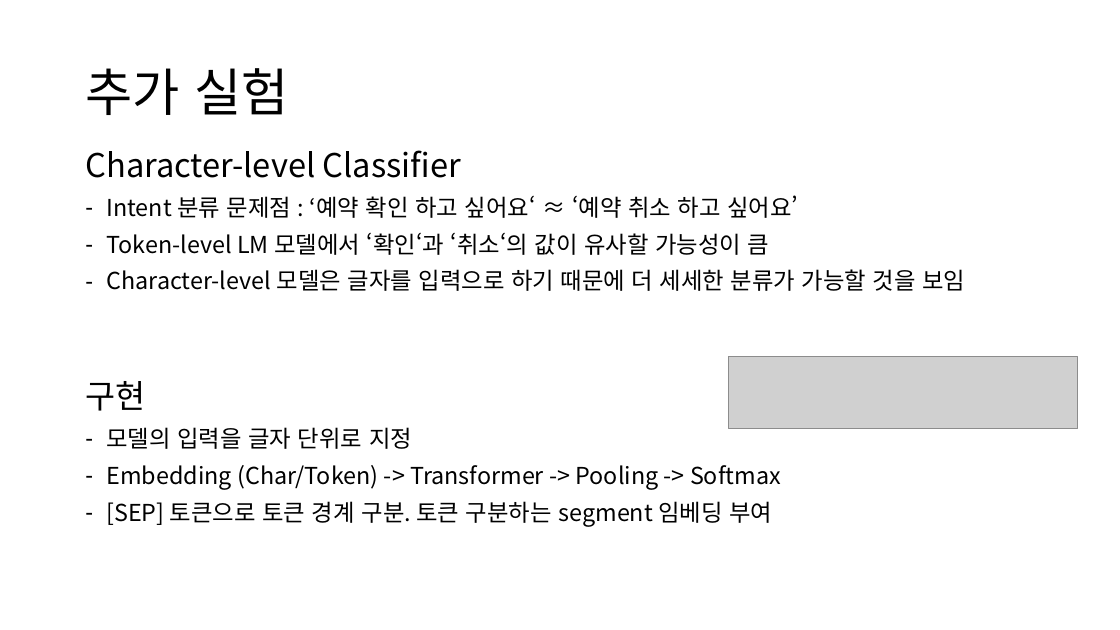
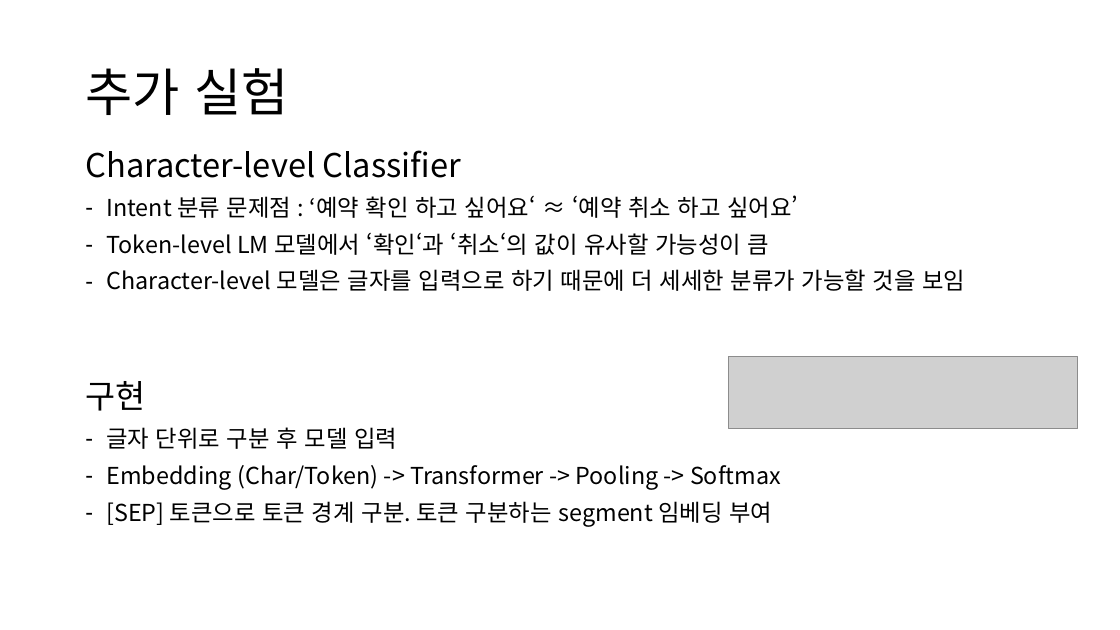
Before and after one commit to yongsun-yoon/chatbot, a slide deck: slide 21 of Rasa custom NLU 모델 개발.pptx. Drawn at 1120x630 pixels with LibreOffice and Linux fonts; fonts in the diff are those of the drawing; grey boxes stand for pictures. Boxes give left, top, right and bottom in pixels: in the first picture for what was removed or moved away, otherwise in the second. Text is boxed around its words. In the diff, an @@ line names an element or a change of style, - is before the commit and + after.

```diff
--- a/Rasa custom NLU 모델 개발.pptx
+++ b/Rasa custom NLU 모델 개발.pptx
@@ text at (106, 427, 397, 449): text changed @@
-– 모델의 입력을 글자 단위로 지정
+– 글자 단위로 구분 후 모델 입력
```
Also in this commit, not shown: 6 other slides changed.
